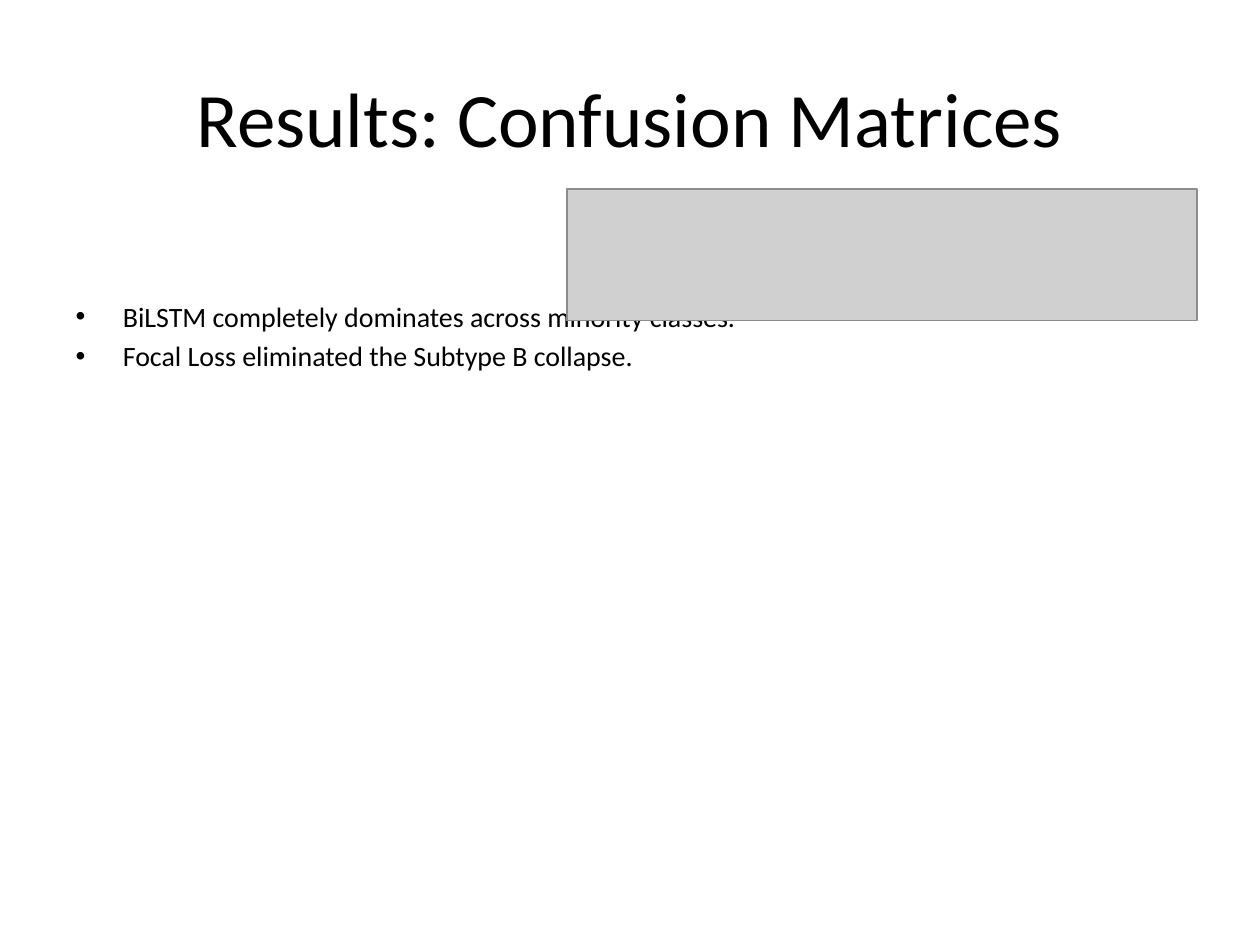
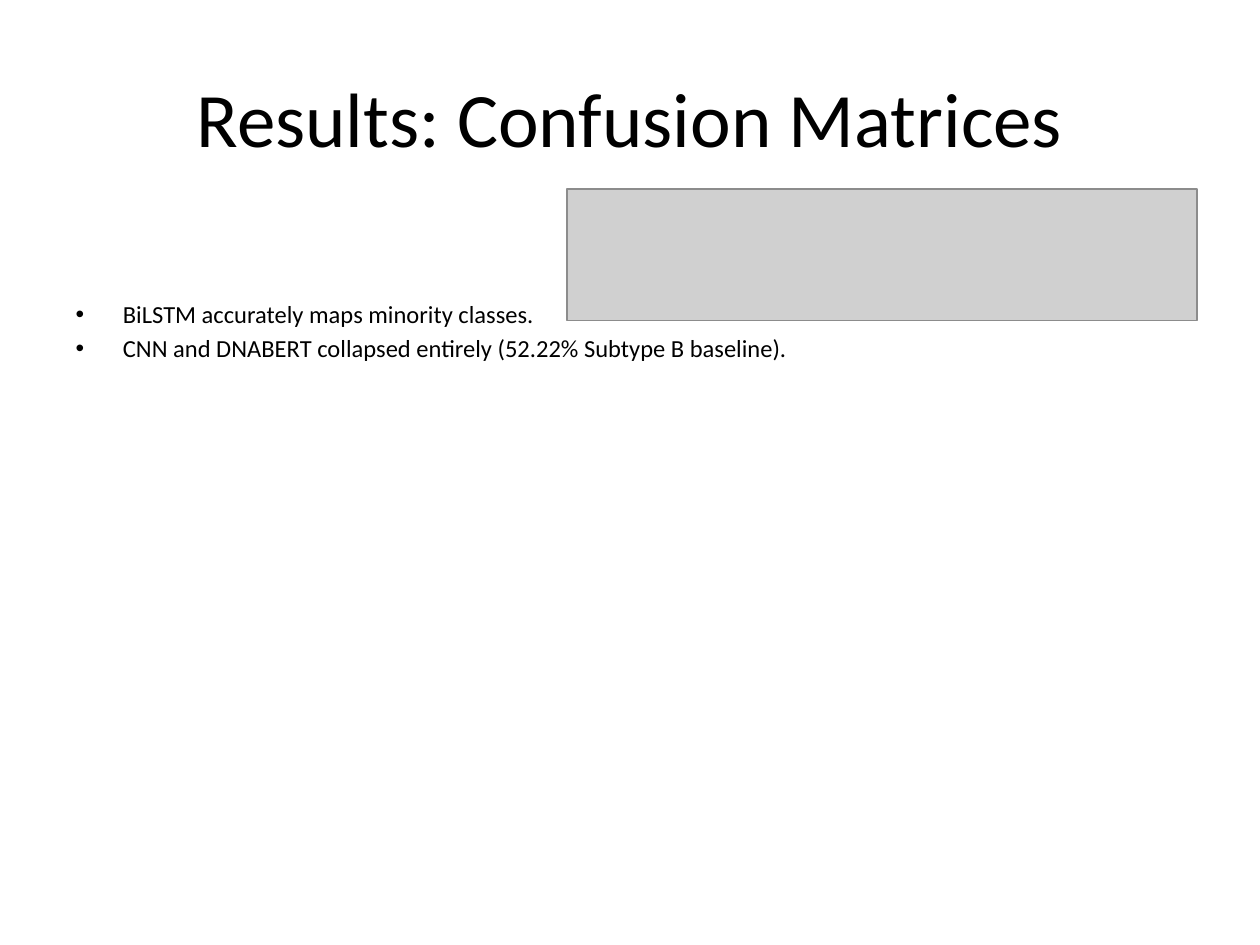
Before and after one commit to JNagawa/HIV_subtype_classifier_DeepLearning, a slide deck: slide 10 of reports/presentation.pptx. Drawn at 1260x945 pixels with LibreOffice and Linux fonts; fonts in the diff are those of the drawing; grey boxes stand for pictures. Boxes give left, top, right and bottom in pixels: in the first picture for what was removed or moved away, otherwise in the second. Text is boxed around its words. In the diff, an @@ line names an element or a change of style, - is before the commit and + after.

```diff
--- a/reports/presentation.pptx
+++ b/reports/presentation.pptx
@@ text at (x1=123, y1=306, x2=786, y2=361): text changed; size 16 to 14 pt @@
-• BiLSTM completely dominates across minority classes.
-• Focal Loss eliminated the Subtype B collapse.
+• BiLSTM accurately maps minority classes.
+• CNN and DNABERT collapsed entirely (52.22% Subtype B baseline).
```
Also in this commit, not shown: 11 other slides changed, 1 slide added, 1 slide removed, 3 other files.
